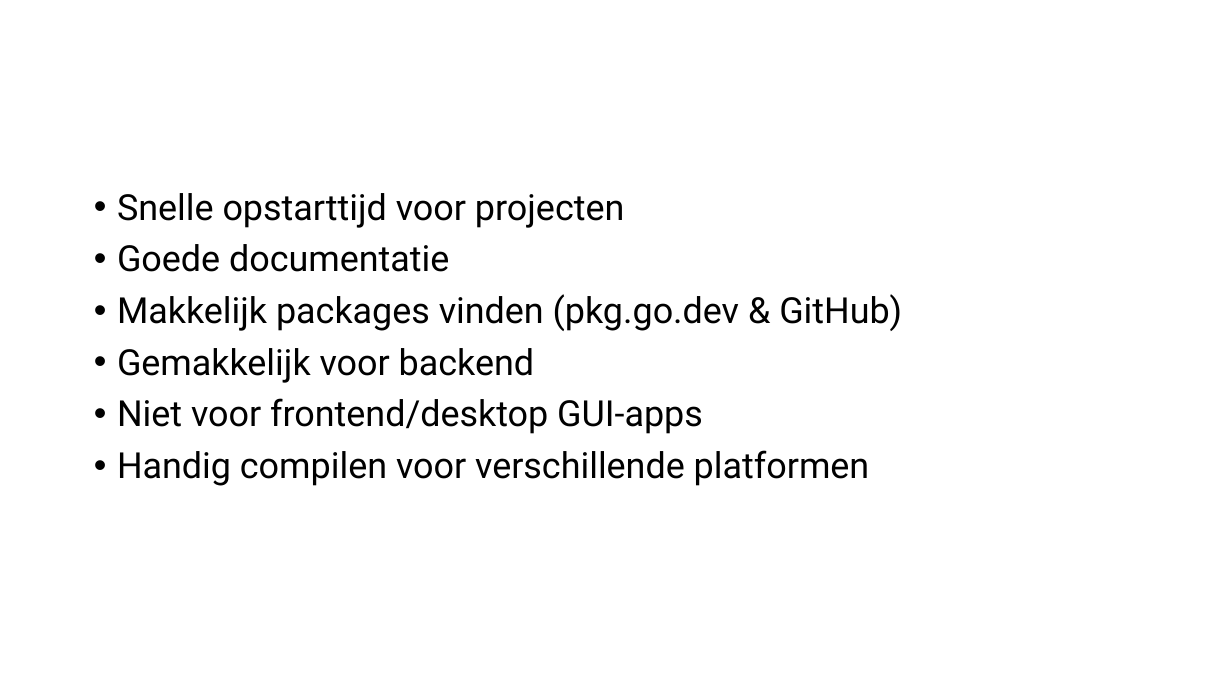
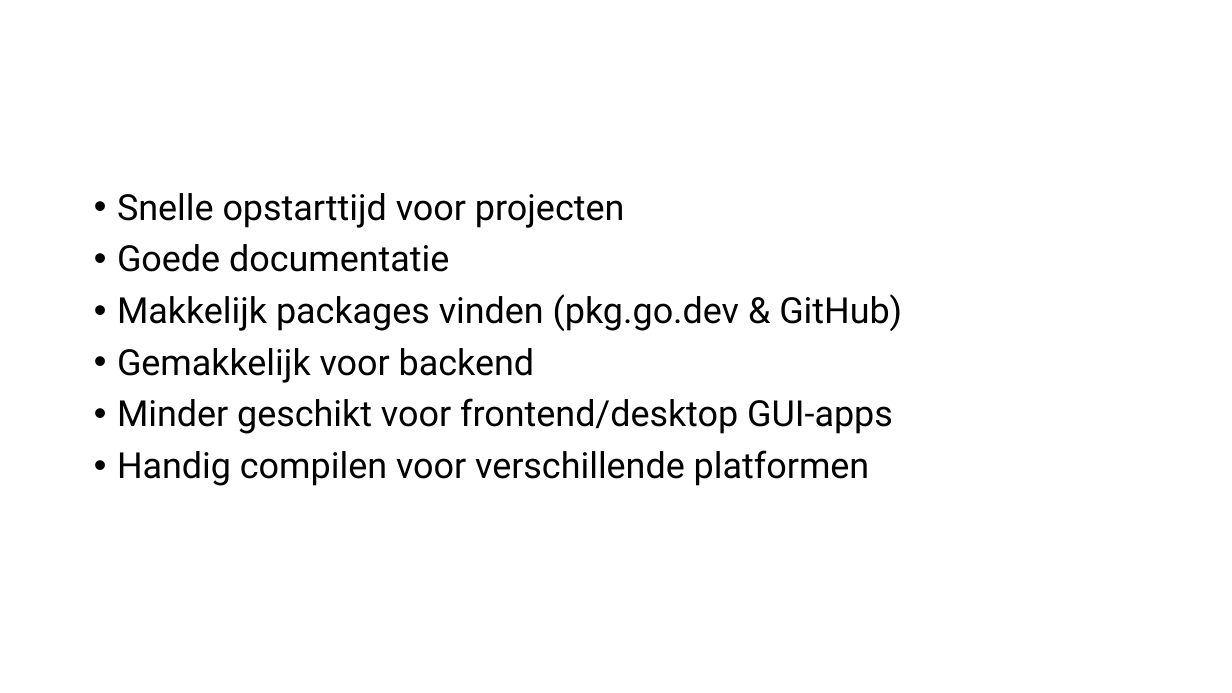
Before and after one commit to vervoortkobe/SoftwareTrends-Presentatie-Go-3ITSOF1, a slide deck: slide 16 of VervoortKobe_SoftwareTrends_Presentatie_Go.pptx. Drawn at 1232x693 pixels with LibreOffice and Linux fonts; fonts in the diff are those of the drawing; background and template pictures are left out. Boxes give left, top, right and bottom in pixels: in the first picture for what was removed or moved away, otherwise in the second. Text is boxed around its words. In the diff, an @@ line names an element or a change of style, - is before the commit and + after.

```diff
--- a/VervoortKobe_SoftwareTrends_Presentatie_Go.pptx
+++ b/VervoortKobe_SoftwareTrends_Presentatie_Go.pptx
@@ text at <box>117,398,893,434</box>: text changed @@
-• Niet voor frontend/desktop GUI-apps
+• Minder geschikt voor frontend/desktop GUI-apps
```
Also in this commit, not shown: 2 other slides changed.
